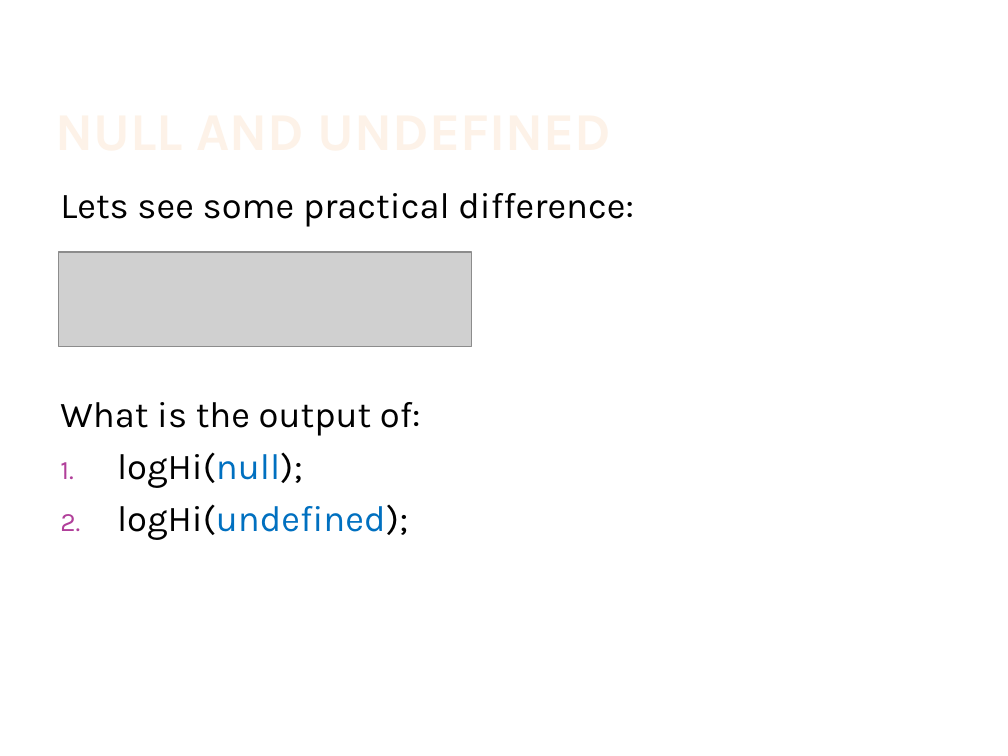
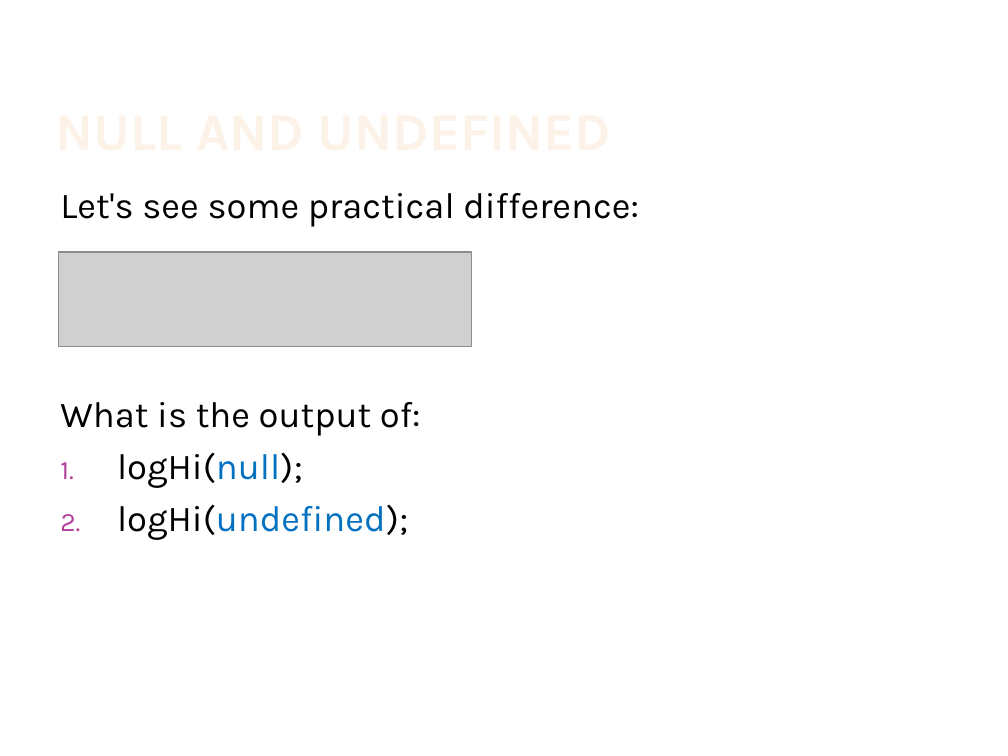
Before and after one commit to IsraelZablianov/TypeScript-Course, a slide deck: slide 17 of Advanced Es6 & TypeScript.pptx (slide 14 before the commit). Drawn at 1008x756 pixels with LibreOffice and Linux fonts; fonts in the diff are those of the drawing; grey boxes stand for pictures; background and template pictures are left out. Boxes give left, top, right and bottom in pixels: in the first picture for what was removed or moved away, otherwise in the second. Text is boxed around its words. In the diff, an @@ line names an element or a change of style, - is before the commit and + after.

```diff
--- a/Advanced Es6 & TypeScript.pptx
+++ b/Advanced Es6 & TypeScript.pptx
@@ text at <box>60,193,639,227</box>: text changed @@
-Lets see some practical difference:
+Let's see some practical difference:
```
Also in this commit, not shown: 13 other slides changed, 3 slides added.
